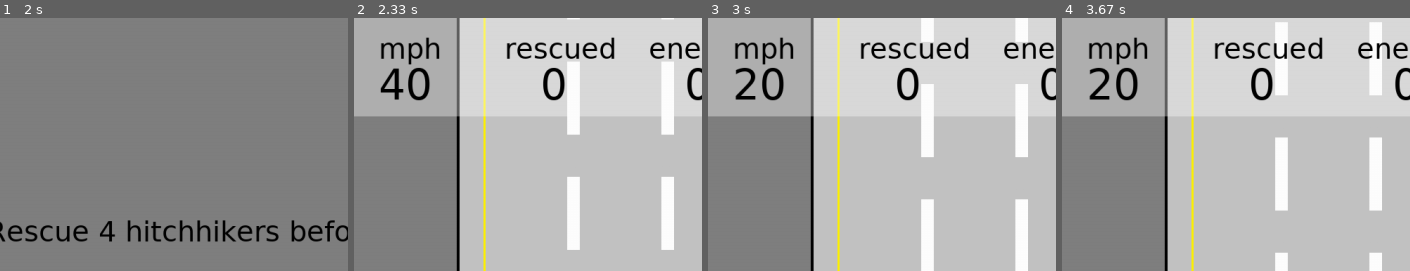
Above: before the commit, frames 1-4 (left to right).
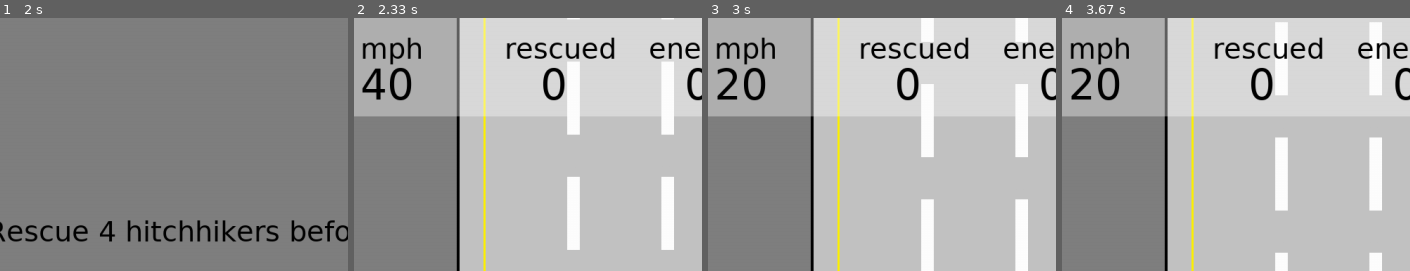
Above: after the commit, the same moments.

Repository: ronrothjr/battleship
Game: pygame game, started from tutorials/scroller/hitcher.py
Two runs of this game, one before a commit and one after it. Both use one fixed random seed, a clock stepped at 60 frames per second and the inputs below.
Inputs (mouse positions are % of the whole screen's width and height, from its top left):
- Up to frame 1 (2 s): hold Left from 1.83 s (still down); move the mouse to (10, 35) at 1.87 s
- Up to frame 2 (2.33 s): keep holding Left
- Up to frame 3 (3 s): release Left at 2.37 s; hold Left 2.4-2.8 s; move the mouse to (69, 15) at 2.43 s; hold Right from 2.83 s (still down); move the mouse to (65, 59) at 2.87 s
- Up to frame 4 (3.67 s): release Right at 3.47 s; hold Left from 3.5 s (still down); move the mouse to (16, 13) at 3.53 s; tap Space at 3.57 s
The pictures show only the part of the screen within x 12-62%, y 0-50%; the shares and areas given below are measured in that part.

Frame 1 is identical in both runs. In frame 2, 2.0% of the frame differs, in the area x 2-25%, y 7-33%; in frame 3, 2.0%; in frame 4, 2.0%.

Commit message:
mph move

Diff:
--- a/tutorials/scroller/game.py
+++ b/tutorials/scroller/game.py
@@ -144,9 +144,9 @@
         self.draw_rect_alpha(self.settings.display, self.settings.white, rect, 96, 10)
 
         mph = self.settings.font_medium.render('mph', True, self.settings.black)
-        self.settings.display.blit(mph, (int(self.settings.screen_width * 0.23),20))
+        self.settings.display.blit(mph, (int(self.settings.screen_width * 0.21),20))
         speed = self.settings.font.render(f'{str((self.settings.speed + self.P1.boost) * 4)}', True, self.settings.black)
-        self.settings.display.blit(speed, (int(self.settings.screen_width * 0.23),60))
+        self.settings.display.blit(speed, (int(self.settings.screen_width * 0.21),60))
         scores = self.settings.font_medium.render('rescued', True, self.settings.black)
         self.settings.display.blit(scores, (int(self.settings.screen_width * 0.37),20))
         rescued = self.settings.font.render(f'{str(self.settings.rescued)}', True, self.settings.black)
